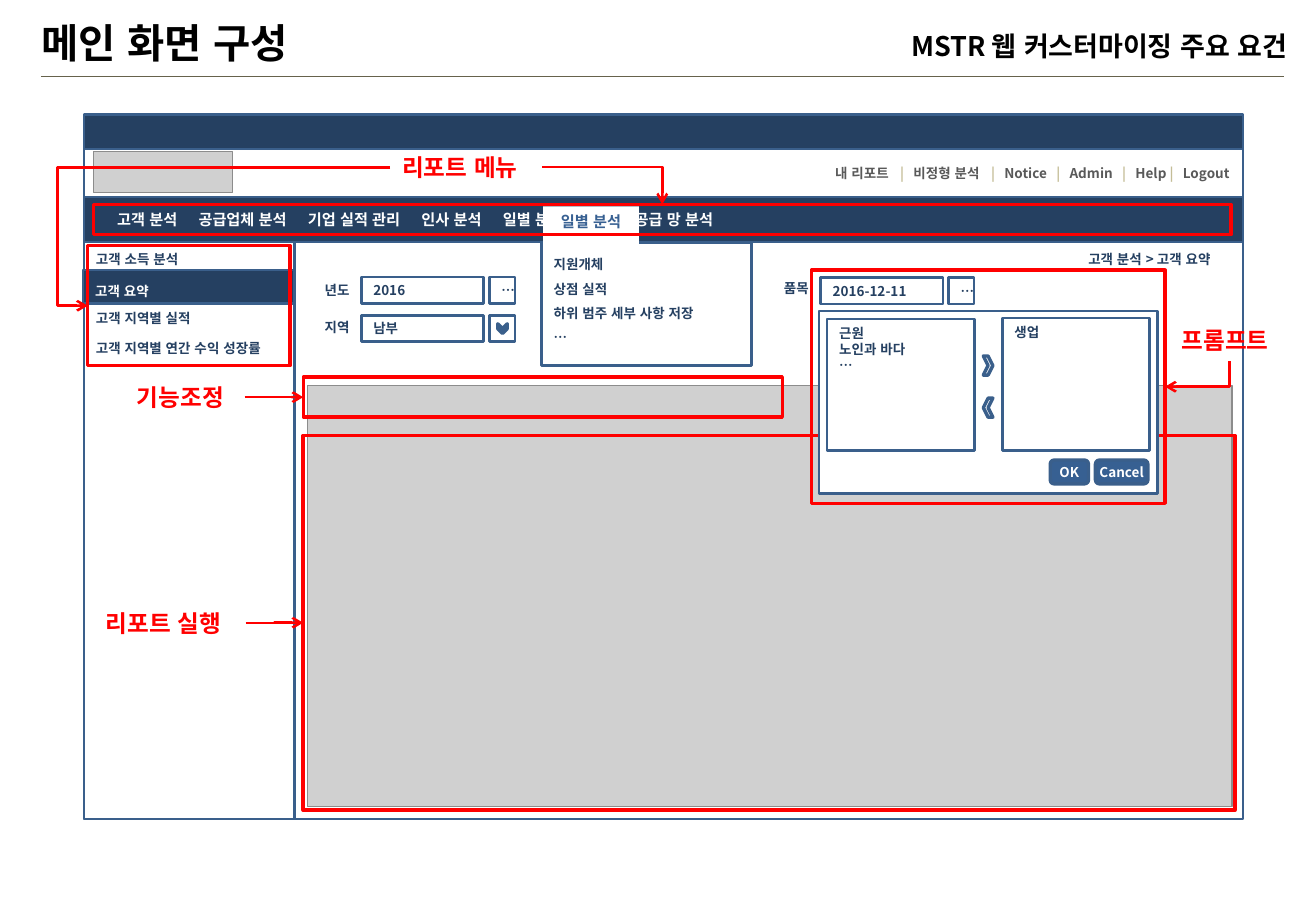
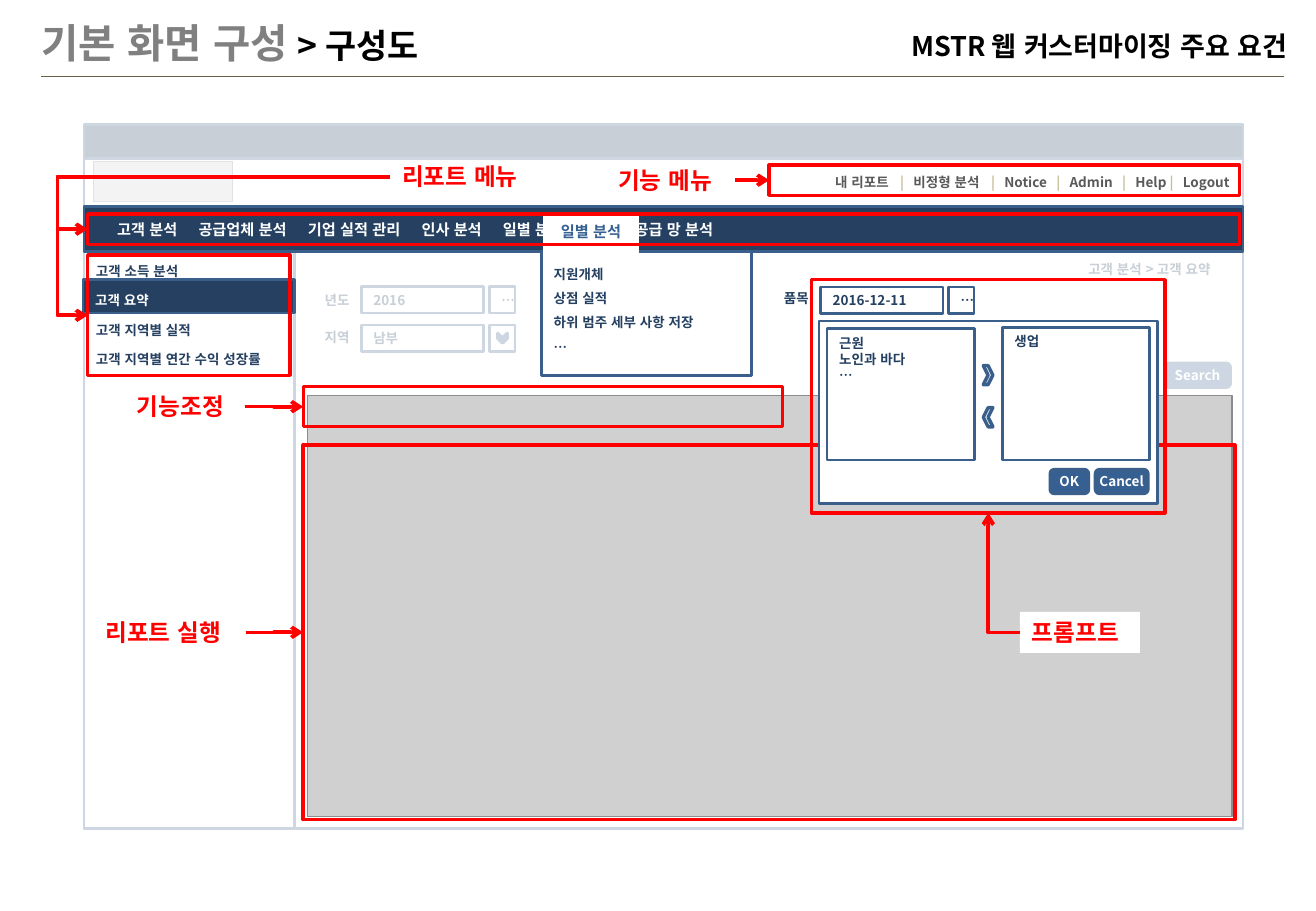
Before and after one commit to iused5/document, a slide deck: slide 16 of MSTR 웹교육/MSTR-웹.pptx (slide 17 before the commit). Drawn at 1316x911 pixels with LibreOffice and Linux fonts; fonts in the diff are those of the drawing; grey boxes stand for pictures; background and template pictures are left out. Boxes give left, top, right and bottom in pixels: in the first picture for what was removed or moved away, otherwise in the second. Text is boxed around its words. In the diff, an @@ line names an element or a change of style, - is before the commit and + after.

```diff
--- a/MSTR 웹교육/MSTR-웹.pptx
+++ b/MSTR 웹교육/MSTR-웹.pptx
@@ title at box(42, 24, 418, 62): text changed; text colour #000000 to #808080 @@
-메인 화면 구성
+기본 화면 구성 > 구성도
@@ rectangle added at box(64, 112, 1260, 838), fill #FFFFFF at 75% opacity @@
@@ elbow arrow (390, 177) - (87, 316): stroke #FF0000 1.5 pt to #FF0000 2.25 pt @@
@@ elbow arrow added from (390, 177) to (87, 230), #FF0000 2.25 pt @@
@@ elbow arrow removed from (542, 168) to (662, 204) @@
@@ text added at box(618, 169, 711, 191), 14 pt, text #FF0000, bold @@
+기능 메뉴
@@ rectangle added at box(769, 165, 1239, 196), outline #FF0000 2 pt @@
@@ elbow arrow added from (735, 180) to (769, 180), #FF0000 2.25 pt @@
@@ rectangle: place and size @@
-rectangle at box(94, 204, 1231, 235)
+rectangle at box(87, 214, 1239, 244)
@@ text at box(96, 323, 260, 366): paragraph removed @@
-고객 요약
@@ text "고객 소득 분석": place and size @@
-text "고객 소득 분석" at box(84, 242, 294, 819)
+text "고객 소득 분석" at box(96, 323, 260, 366)
@@ text "고객 소득 분석" at box(96, 323, 260, 366): outline #3A5F8C 1.5 pt to none @@
@@ rectangle added at box(84, 252, 294, 829), outline #3A5F8C 1.5 pt @@
@@ elbow arrow removed from (1230, 361) to (1165, 386) @@
@@ rounded rectangle added at box(1165, 363, 1231, 388), fill #376092, outline #3A5F8C 2 pt, 8 pt, text #FFFFFF, bold @@
+Search
@@ elbow arrow (244, 407) - (304, 407): stroke #FF0000 1.5 pt to #FF0000 2.25 pt @@
@@ elbow arrow added from (1021, 633) to (988, 513), #FF0000 2.25 pt @@
@@ rectangle "프롬프트": place and size @@
-rectangle "프롬프트" at box(1181, 325, 1268, 355)
+rectangle "프롬프트" at box(1021, 612, 1141, 654)
@@ rectangle "프롬프트" at box(1021, 612, 1141, 654): fill none to #FFFFFF @@
@@ 19 rectangles, 8 texts, 3 chevrons, 3 elbow arrows, 2 pictures, 2 rounded rectangles: place and size @@
-19 rectangles, 8 texts, 3 chevrons, 3 elbow arrows, 2 pictures, 2 rounded rectangles at box(57, 114, 1243, 820)
+19 rectangles, 8 texts, 3 chevrons, 3 elbow arrows, 2 pictures, 2 rounded rectangles at box(57, 124, 1243, 829)
@@ elbow arrow (245, 633) - (304, 633): stroke #FF0000 1.5 pt to #FF0000 2.25 pt @@
```
Also in this commit, not shown: 25 other slides changed, 13 slides added, 1 slide removed, 1 other file.
